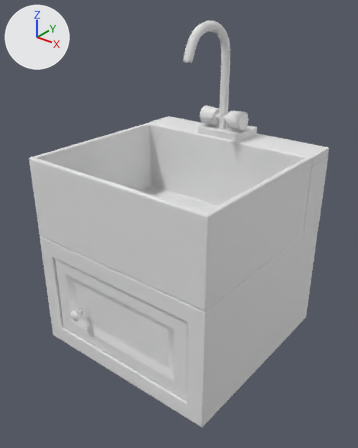
What one commit did to the FBX model Assets/fbx/furniture/furniture_cupboard_washbasin_02.fbx.
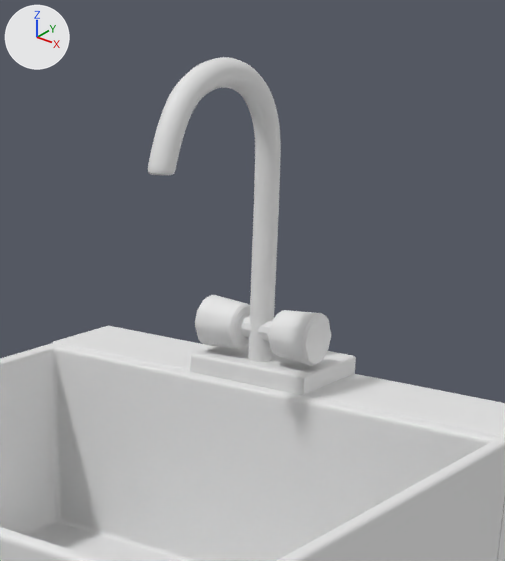
Each version is shown whole from a camera (50 mm lens) standing at (1.378, -2.256, 1.709) and looking at (0.032, -0.573, 0.666), then close up on the part from 36% to 87% of the width and 0% to 45% of the height. Every picture has the same lights, and +X, +Y and +Z are marked at upper left. Where no turn or scale is listed for an object, it has been applied to the vertices. Vertices at the same position are counted once.

Before the edit, the objects in view are built like this:
```python
me_mesh_001 = bpy.data.meshes.new('Mesh.001')
me_mesh_001.from_pydata(...)  # 68 vertices, 62 faces; spans x -0.151..0.1, y 0.368..0.55, z 0.0..0.05
me_mesh_001.materials.append(mat_furniture_washbasin_metal)  # white #e7e7e7
me_mesh_003 = bpy.data.meshes.new('Mesh.003')
me_mesh_003.from_pydata(...)  # 1153 vertices, 1136 faces; spans x -0.023..0.023, y -0.326..0.023, z 0.0..0.543
me_mesh_003.materials.append(mat_furniture_washbasin_metal)  # white #e7e7e7
me_mesh_004 = bpy.data.meshes.new('Mesh.004')
me_mesh_004.from_pydata(...)  # 170 vertices, 182 faces; spans x -0.122..0.122, y -0.048..0.044, z -0.046..0.046
me_mesh_004.materials.append(mat_furniture_washbasin_metal)  # white #e7e7e7
ob_furniture_beziercurve = bpy.data.objects.new('furniture_BezierCurve', me_mesh_003)
ob_furniture_beziercurve.location = (-0.028, -0.132, 1.014)
ob_furniture_cylinder_002 = bpy.data.objects.new('furniture_Cylinder.002', me_mesh_004)
ob_furniture_cylinder_002.location = (-0.025, -0.133, 1.089)
ob_furniture_top_001 = bpy.data.objects.new('furniture_top.001', me_mesh_001)
ob_furniture_top_001.location = (0.0, -0.55, 0.984)
# also in view: 'furniture_top' at (0.0, -0.091, 0.975); 'furniture_cupboard_washbasin' at (0.0, -0.59, 0.8)
```
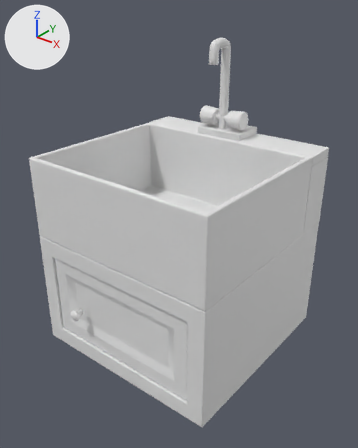
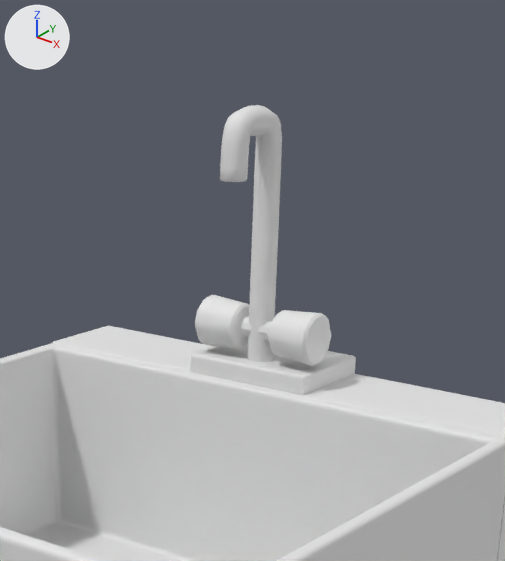
Boxes (x1, y1, x2, y2) around the edits, measured in the close-ups (505 x 561 px):
```json
{"object": "furniture_BezierCurve", "change": "reshaped", "before": [148, 57, 281, 362], "after": [220, 105, 282, 362], "on screen": "53% narrower, 16% shorter"}
```

Edits to the scene script, one JSON object a line:
```json
{"block": "me_mesh_003", "where": "# used by ob_furniture_beziercurve; location = (-0.028, -0.132, 1.014)"}
{"op": "remove", "block": "me_mesh_003", "code": "me_mesh_003.from_pydata(...)  # 1153 vertices, 1136 faces; spans x -0.023..0.023, y -0.326..0.023, z 0.0..0.543"}
{"op": "add", "block": "me_mesh_003", "code": "me_mesh_003.from_pydata(...)  # 161 vertices, 156 faces; spans x -0.025..0.026, y -0.129..0.025, z 0.0..0.464"}
{"block": "me_mesh_003", "change": "me_mesh_003 part 1: the loose piece of 1152 vertices spanning x -0.023..0.023, y -0.326..0.023, z 0.0..0.543 is rebuilt with 161 vertices and now spans x -0.025..0.026, y -0.129..0.025, z 0.0..0.464"}
```
